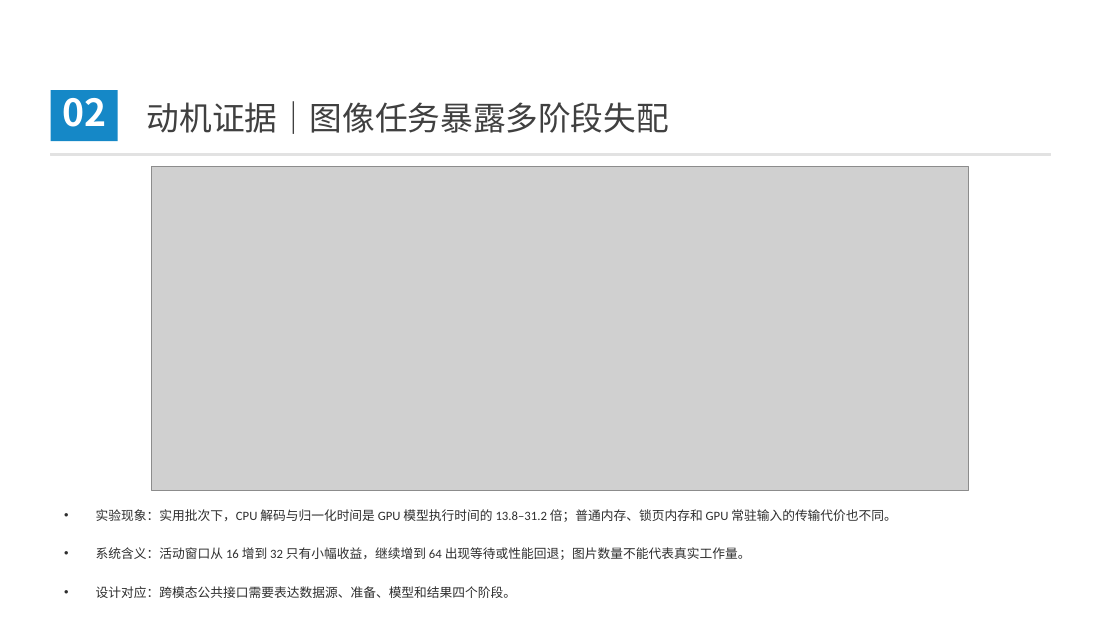
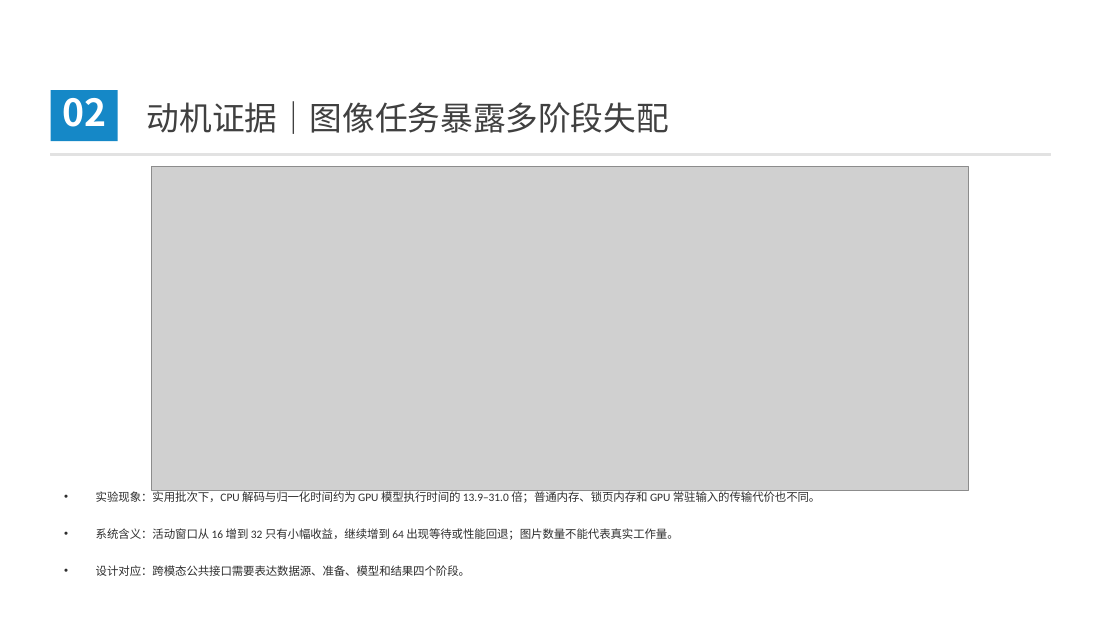
Before and after one commit to 3444374/ai-operator-execution-optimization, a slide deck: slide 10 of opening/slides/opening_defense_20260812_v9.pptx (slide 13 before the commit). Drawn at 1120x630 pixels with LibreOffice and Linux fonts; fonts in the diff are those of the drawing; grey boxes stand for pictures; background and template pictures are left out. Boxes give left, top, right and bottom in pixels: in the first picture for what was removed or moved away, otherwise in the second. Text is boxed around its words. In the diff, an @@ line names an element or a change of style, - is before the commit and + after.

```diff
--- a/opening/slides/opening_defense_20260812_v9.pptx
+++ b/opening/slides/opening_defense_20260812_v9.pptx
@@ text "实验现象：实用批次下，CPU 解码与归一化时间约为 GPU 模型执行时间的 13.9–31.0 ...": place and size @@
-text "实验现象：实用批次下，CPU 解码与归一化时间约为 GPU 模型执行时间的 13.9–31.0 ..." at (96,509,897,598)
+text "实验现象：实用批次下，CPU 解码与归一化时间约为 GPU 模型执行时间的 13.9–31.0 ..." at (96,489,821,576)
@@ text at (96,489,821,503): text changed; size 10.9 to 9.8 pt @@
-• 实验现象：实用批次下，CPU 解码与归一化时间是 GPU 模型执行时间的 13.8–31.2 倍；普通内存、锁页内存和 GPU 常驻输入的传输代价也不同。
+• 实验现象：实用批次下，CPU 解码与归一化时间约为 GPU 模型执行时间的 13.9–31.0 倍；普通内存、锁页内存和 GPU 常驻输入的传输代价也不同。
@@ text at (96,528,678,576): size 10.9 to 9.8 pt in "系统含义：活动窗口从 16 增到 32 只有小幅收益，继续增到 64 出现等待或性能回退；图片数量不能代表真实工作量。", "设计对应：跨模态公共接口需要表达数据源、准备、模型和结果四个阶段。" @@
```
Also in this commit, not shown: 21 other slides changed, 1 slide added, 6 slides removed, 7 other files.
